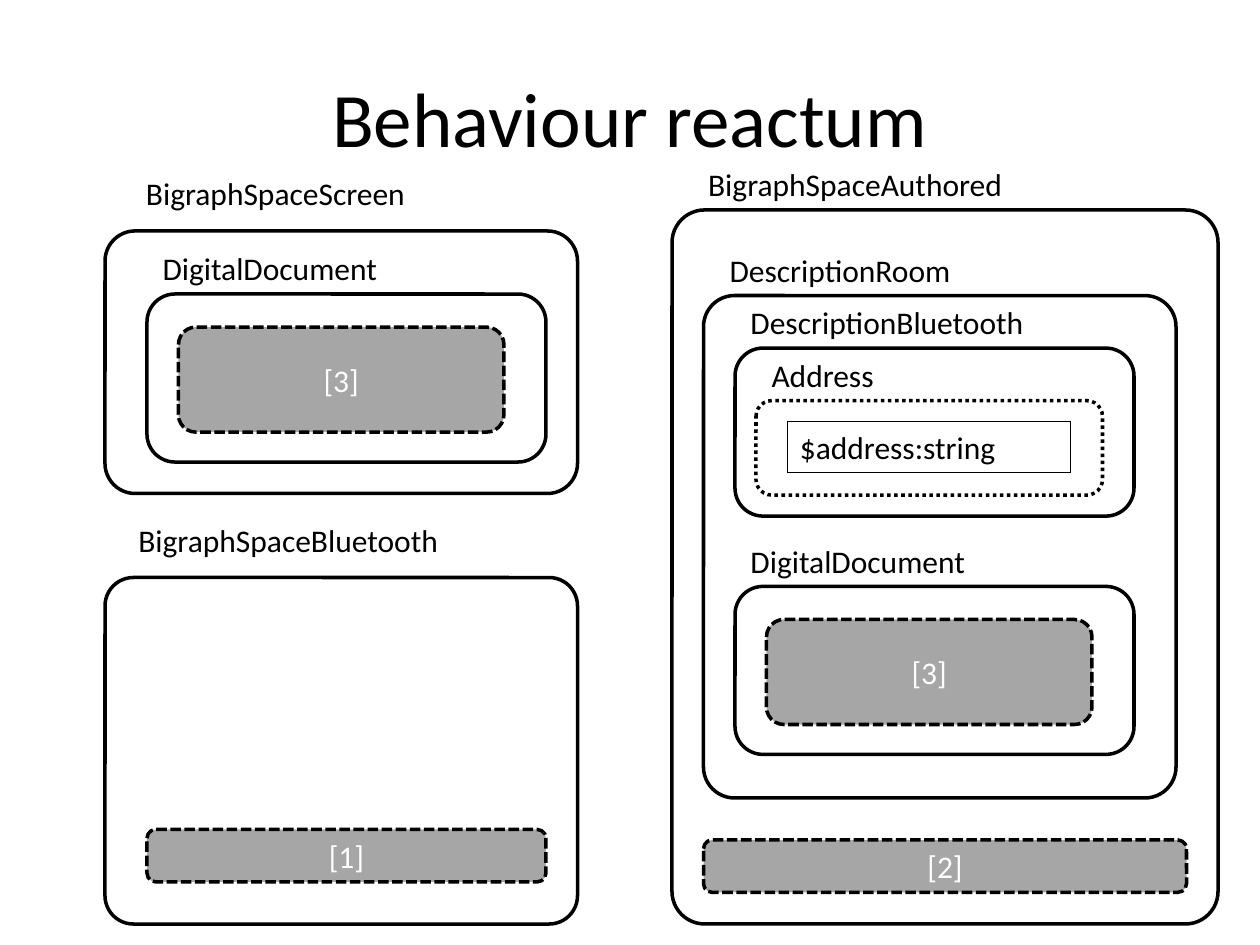
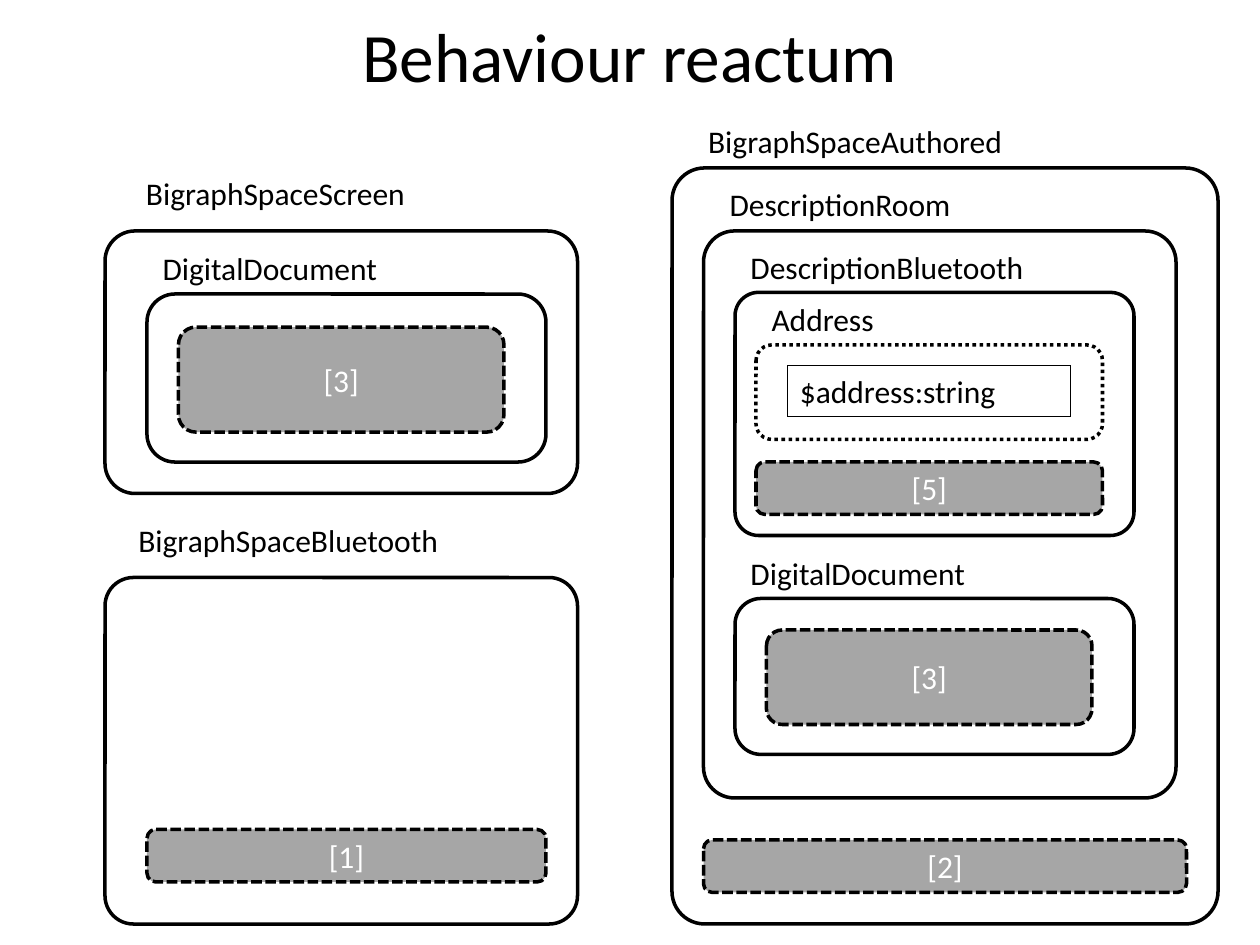
Before and after one commit to cgreenhalgh/bigraphspace, a slide deck: slide 5 of examples/bluetoothex/docs/images/Overview_images.pptx. Drawn at 1260x945 pixels with LibreOffice and Linux fonts; fonts in the diff are those of the drawing. Boxes give left, top, right and bottom in pixels: in the first picture for what was removed or moved away, otherwise in the second. Text is boxed around its words. In the diff, an @@ line names an element or a change of style, - is before the commit and + after.

Commit message:
added Description controls to bluetooth and document; updated reactions and documentation accordingly; included examples of using BigEd to author.

```diff
--- a/examples/bluetoothex/docs/images/Overview_images.pptx
+++ b/examples/bluetoothex/docs/images/Overview_images.pptx
@@ title "Behaviour reactum": place and size @@
-title "Behaviour reactum" at (332,93,927,148)
+title "Behaviour reactum" at (362,34,897,83)
@@ title "Behaviour reactum" at (362,34,897,83): size 44 to 39.6 pt @@
@@ text "BigraphSpaceAuthored": place and size @@
-text "BigraphSpaceAuthored" at (708,174,1002,202)
+text "BigraphSpaceAuthored" at (708,131,1002,159)
@@ rounded rectangle: place and size @@
-rounded rectangle at (672,210,1217,925)
+rounded rectangle at (672,168,1217,924)
@@ text "DescriptionRoom": place and size @@
-text "DescriptionRoom" at (730,260,951,287)
+text "DescriptionRoom" at (730,194,951,221)
@@ rounded rectangle: place and size @@
-rounded rectangle at (703,296,1176,799)
+rounded rectangle at (703,231,1176,798)
@@ rounded rectangle: place and size @@
-rounded rectangle at (735,348,1134,515)
+rounded rectangle at (735,292,1134,536)
@@ rounded rectangle at (735,292,1134,536): proportions changed @@
@@ 2 texts, 1 rectangle, 1 rounded rectangle: place and size @@
-2 texts, 1 rectangle, 1 rounded rectangle at (750,312,1102,495)
+2 texts, 1 rectangle, 1 rounded rectangle at (750,257,1102,440)
@@ rounded rectangle added at (756,462,1102,515), fill #A6A6A6, outline #000000 2 pt dashed, 18 pt, text #FFFFFF @@
+[5]
@@ text "DigitalDocument": place and size @@
-text "DigitalDocument" at (750,551,964,579)
+text "DigitalDocument" at (750,563,964,591)
@@ rounded rectangle: place and size @@
-rounded rectangle at (735,586,1134,753)
+rounded rectangle at (735,598,1134,755)
@@ rounded rectangle "[3]": place and size @@
-rounded rectangle "[3]" at (766,620,1091,724)
+rounded rectangle "[3]" at (766,630,1091,724)
```
Also in this commit, not shown: 3 other slides changed.
